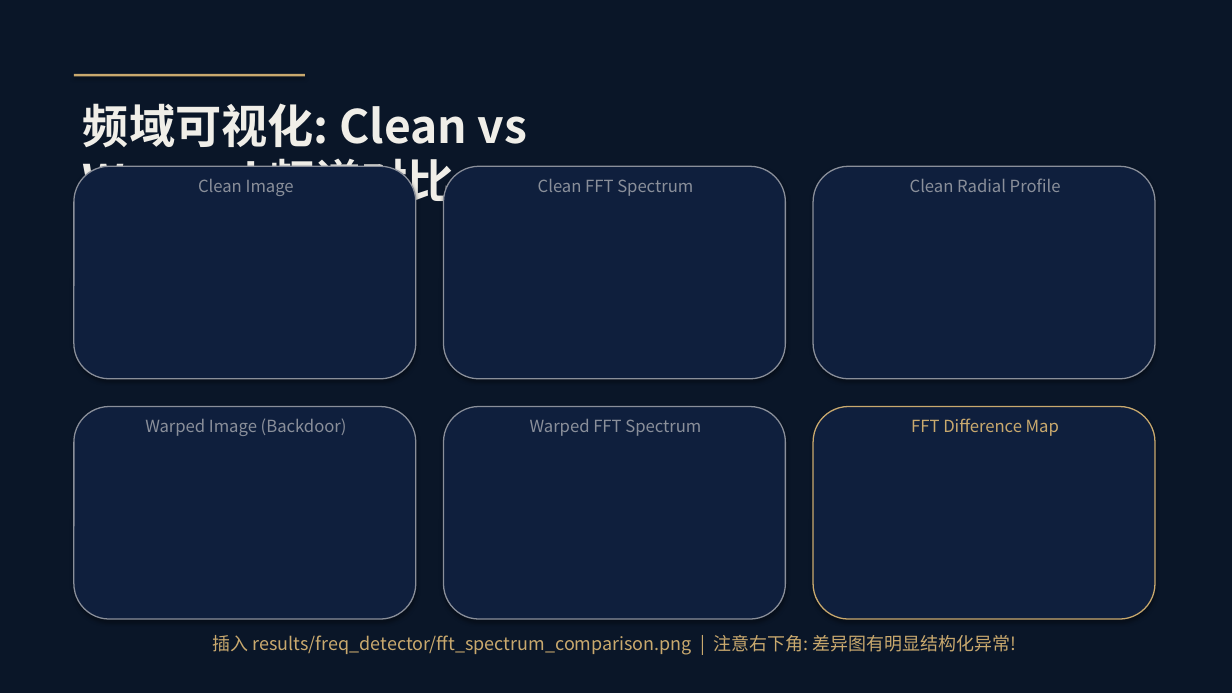
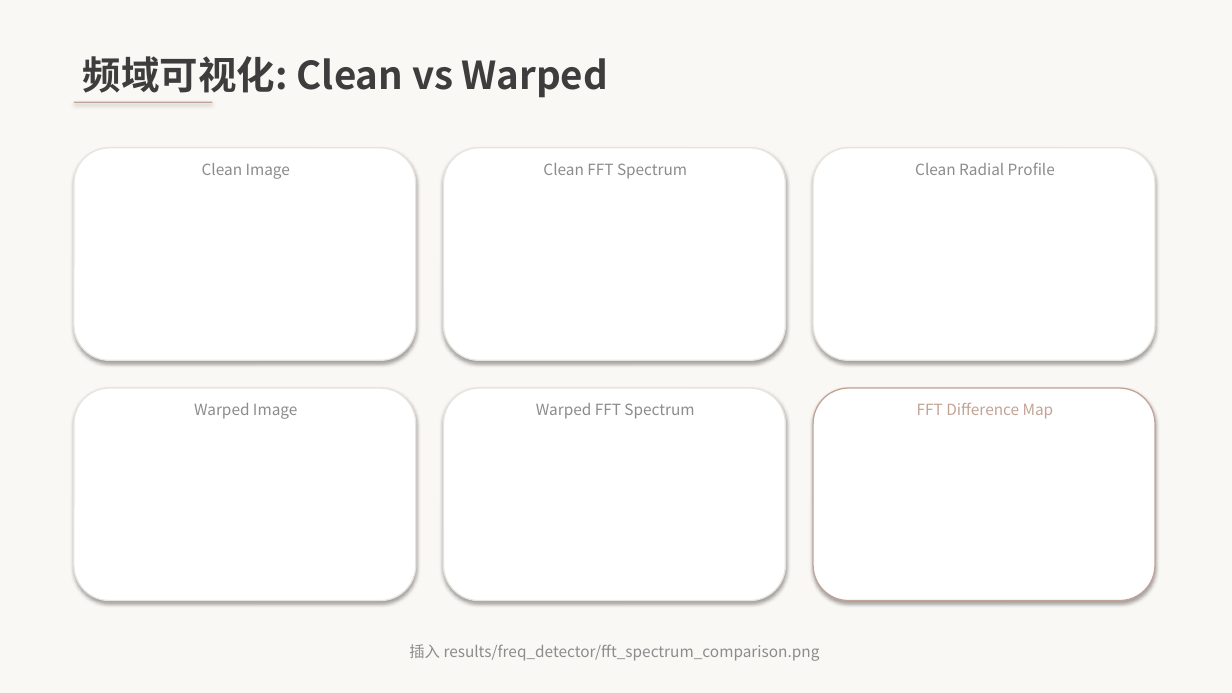
Before and after one commit to axgo-ja/NIS3353, a slide deck: slide 10 of WaNet答辩.pptx. Drawn at 1232x693 pixels with LibreOffice and Linux fonts; fonts in the diff are those of the drawing. Boxes give left, top, right and bottom in pixels: in the first picture for what was removed or moved away, otherwise in the second. Text is boxed around its words. In the diff, an @@ line names an element or a change of style, - is before the commit and + after.

```diff
--- a/WaNet答辩.pptx
+++ b/WaNet答辩.pptx
@@ background #0A1628 to #FAF8F5 @@
@@ text at box(83, 56, 608, 98): text changed; size 36 to 30 pt; text colour #F0EEE8 to #3D3D3D @@
-频域可视化: Clean vs Warped 频谱对比
+频域可视化: Clean vs Warped
@@ rectangle: place and size @@
-rectangle at box(74, 74, 305, 77)
+rectangle at box(74, 102, 213, 103)
@@ rectangle at box(74, 102, 213, 103): fill #C9A96E to #C2A497 @@
@@ fill #0F1F3D to #FFFFFF; outline #8A8F9A 1 pt to #E8E3DD 1 pt in 5 elements at box(74, 148, 416, 360), box(444, 148, 786, 360), box(813, 148, 1155, 360), box(74, 388, 416, 601), box(444, 388, 786, 601) @@
@@ 6 rounded rectangles: place and size @@
-6 rounded rectangles at box(74, 166, 1155, 619)
+6 rounded rectangles at box(74, 148, 1155, 601)
@@ rounded rectangle at box(813, 388, 1155, 601): fill #0F1F3D to #FFFFFF; outline #C9A96E 1 pt to #C2A497 1 pt @@
@@ text at box(194, 403, 297, 419): text changed; size 13 to 12 pt; text colour #8A8F9A to #8C8C8C @@
-Warped Image (Backdoor)
+Warped Image
@@ size 13 to 12 pt, text colour #8A8F9A to #8C8C8C in 4 elements at box(202, 163, 290, 179), box(543, 163, 687, 179), box(915, 162, 1055, 175), box(536, 403, 694, 419) @@
@@ 5 texts: place and size @@
-5 texts at box(198, 178, 1061, 436)
+5 texts at box(202, 162, 1055, 419)
@@ text "FFT Difference Map" at box(917, 403, 1054, 419): size 13 to 12 pt, text colour #C9A96E to #C2A497 @@
@@ text at box(409, 644, 820, 661): text changed; size 14 to 12 pt; text colour #C9A96E to #8C8C8C @@
-插入 results/freq_detector/fft_spectrum_comparison.png | 注意右下角: 差异图有明显结构化异常!
+插入 results/freq_detector/fft_spectrum_comparison.png
```
Also in this commit, not shown: 12 other slides changed, 2 slides added, 1 slide removed, 1 other file.
